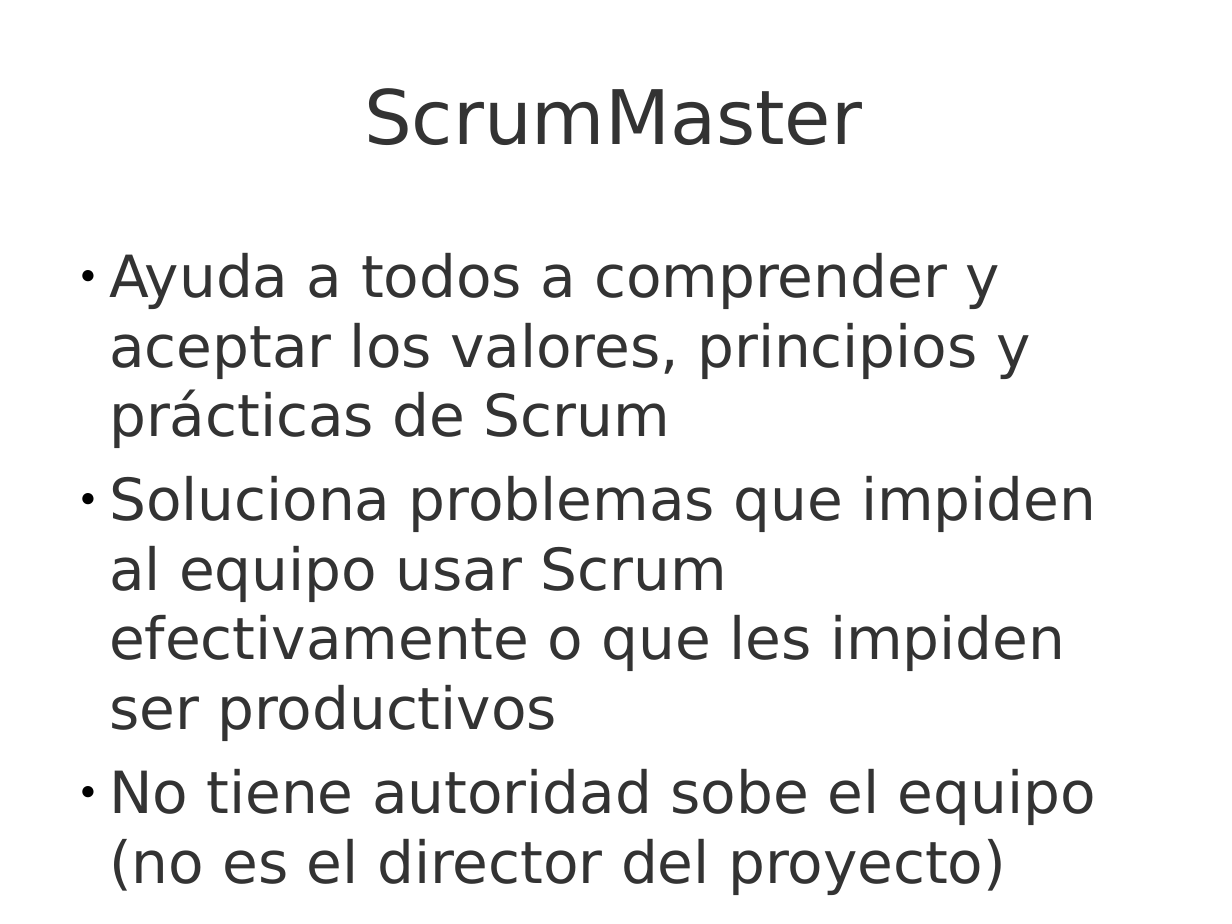
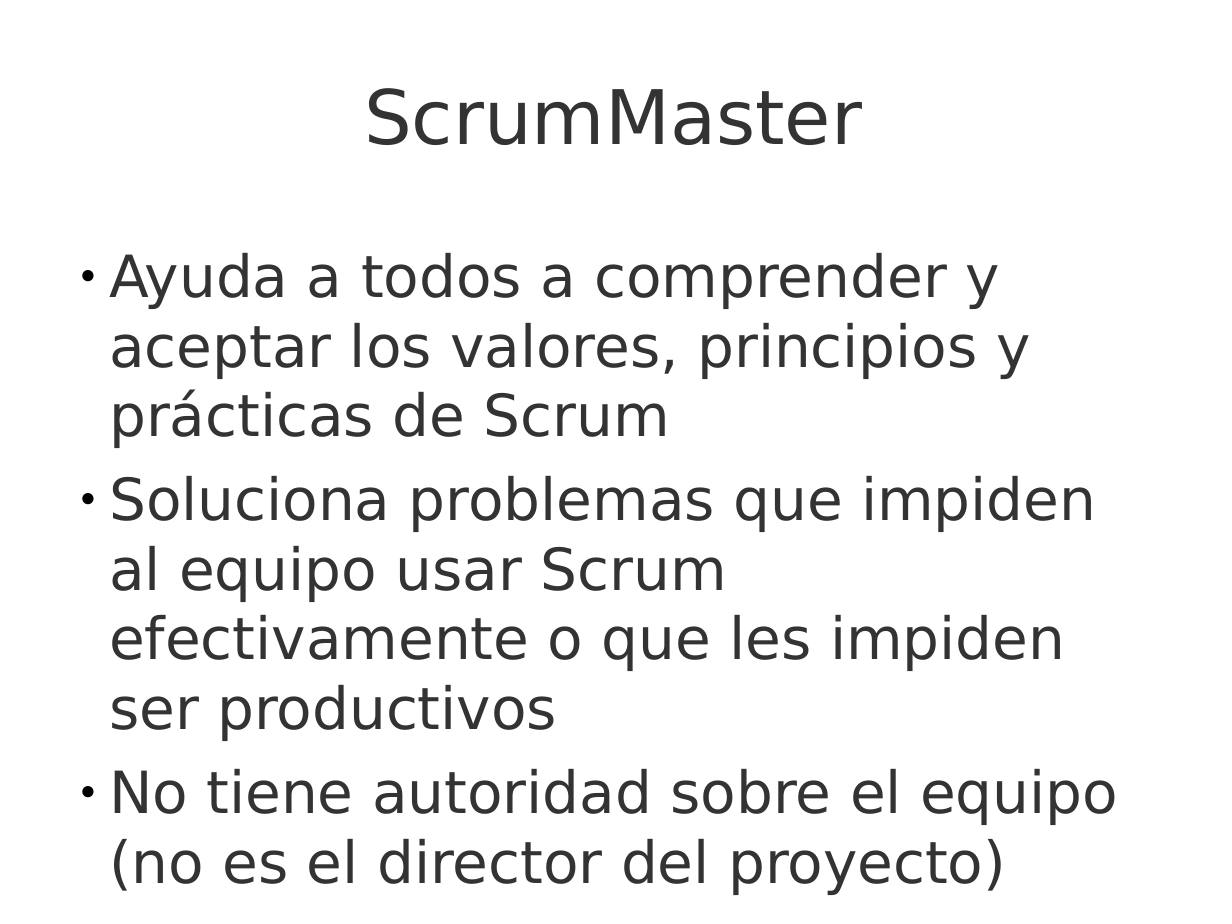
Before and after one commit to UNIZAR-30248-GeProSoft/scrum-slides, a slide deck: slide 29 of 7i_GPS-S01-Scrum-Introducción.odp. Drawn at 1232x924 pixels with LibreOffice and Linux fonts; fonts in the diff are those of the drawing; background and template pictures are left out. Boxes give left, top, right and bottom in pixels: in the first picture for what was removed or moved away, otherwise in the second. Text is boxed around its words. In the diff, an @@ line names an element or a change of style, - is before the commit and + after.

```diff
--- a/7i_GPS-S01-Scrum-Introducción.odp
+++ b/7i_GPS-S01-Scrum-Introducción.odp
@@ text at [109, 769, 1118, 895]: text changed @@
-● No tiene autoridad sobe el equipo (no es el director del proyecto)
+● No tiene autoridad sobre el equipo (no es el director del proyecto)
```
Also in this commit, not shown: 1 other file.
